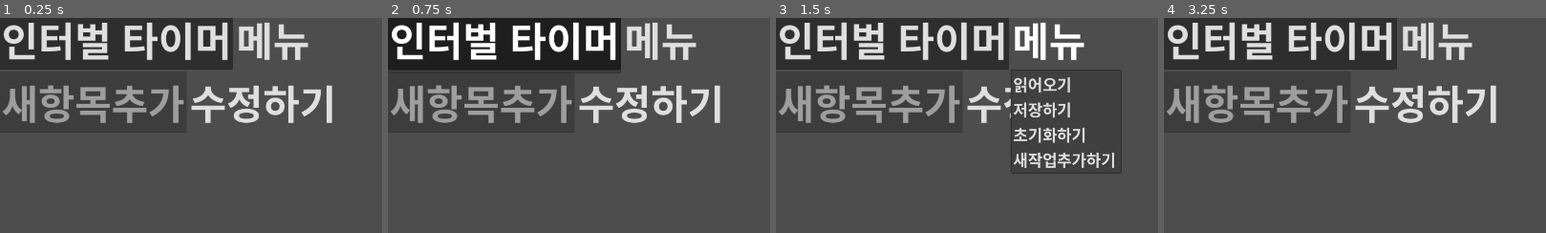
Above: before the commit, frames 1-4 (left to right).
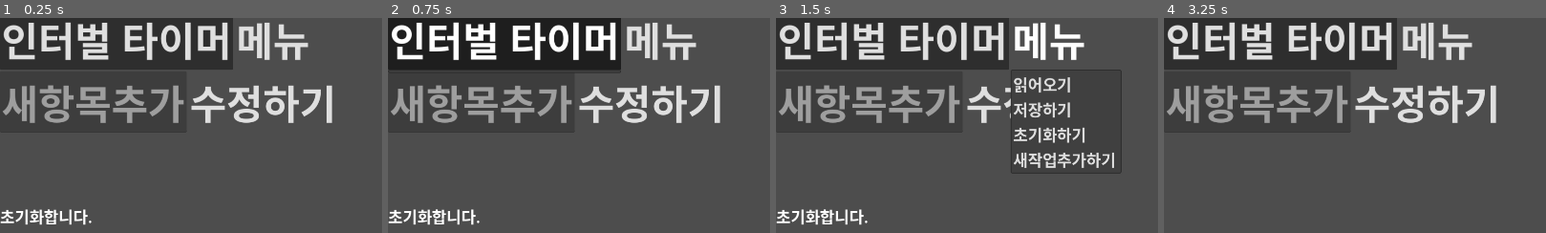
Above: after the commit, the same moments.

Repository: kasworld/maranic
Game: Godot game, scene res://main.tscn
Same seed, same stepped clock (60 frames per second), same inputs: the game is played once before the commit and once after it.
Inputs:
- Up to frame 1 (0.25 s): no input
- Up to frame 2 (0.75 s): click "인터벌 타이머" at 0.5 s
- Up to frame 3 (1.5 s): click "메뉴" at 1.25 s
- Up to frame 4 (3.25 s): click "<" at 2 s; click ">" at 2.75 s
The pictures show only the part of the screen within x 0-50%, y 2-52%; the shares and areas given below are measured in that part.

The runs differ from the first frame. In frame 1, 0.8% of the frame differs, in the area x 0-24%, y 88-97%; in frame 2, 0.8%; in frame 3, 0.8%; in frame 4, nothing differs.
Error in both runs: Invalid access of index '0' on a base object of type: 'PackedStringArray'. (res://main.gd:5)

Commit message:
rename var

Diff:
--- a/main.gd
+++ b/main.gd
@@ -12,31 +12,28 @@
 @onready var CmdMenuButton = $VBoxContainer/TitleContainer/CmdMenuButton
 
 var workData :WorkData
-var Works = []
+var work_nodes = []
 var subWorkIndex = 1
 
 func updateTimeLabels():
-	for o in Works:
+	for o in work_nodes:
 		o.updateTimeLabels()
 
 func resetTime():
-	for o in Works:
+	for o in work_nodes:
 		o.resetTime()
 
 func buttonsDisable(disable :bool):
 	WorkDataMenuButton.disabled =disable
-	for o in Works:
+	for o in work_nodes:
 		o.buttonsDisable(disable)
-
 
 # Called when the node enters the scene tree for the first time.
 func _ready() -> void:
 	WorkDataMenuButton.get_popup().theme = preload("res://menulist_theme.tres")
 	CmdMenuButton.get_popup().theme = preload("res://menulist_theme.tres")
-
 	reset_workd_data()
 	work_data2work_data_menu()
-
 
 func work_data2work_data_menu():
 	WorkDataMenuButton.get_popup().clear()
@@ -44,18 +41,18 @@
 		WorkDataMenuButton.get_popup().add_item(workData.get_at(i).to_str(),i)
 
 func _on_timer_timeout() -> void:
-	if Works[0].decRemainSec() != true: # fail to dec
+	if work_nodes[0].decRemainSec() != true: # fail to dec
 		$VBoxContainer/TitleContainer/StartButton.button_pressed = false
-	elif len(Works) > subWorkIndex:
-		if Works[subWorkIndex].decRemainSec() != true: # move to next sub work
-			Works[subWorkIndex].resetTime()
-			var oldWorkStr = Works[subWorkIndex].getLabelText()
+	elif len(work_nodes) > subWorkIndex:
+		if work_nodes[subWorkIndex].decRemainSec() != true: # move to next sub work
+			work_nodes[subWorkIndex].resetTime()
+			var oldWorkStr = work_nodes[subWorkIndex].getLabelText()
 			subWorkIndex += 1
-			if len(Works) <= subWorkIndex:
+			if len(work_nodes) <= subWorkIndex:
 				subWorkIndex = 1
-			var newWorkStr = Works[subWorkIndex].getLabelText()
+			var newWorkStr = work_nodes[subWorkIndex].getLabelText()
 			Text2Speech("%s를 끝내고 %s를 시작합니다." %[oldWorkStr,newWorkStr])
-			Works[subWorkIndex].grab_focus()
+			work_nodes[subWorkIndex].grab_focus()
 	updateTimeLabels()
 
 func _on_work_data_menu_button_toggled(button_pressed: bool) -> void:
@@ -66,35 +63,36 @@
 		return
 
 	var selData = workData.get_at(sel)
-	var title=selData.title
-	WorkDataMenuButton.text = title
-	Text2Speech("%s로 설정합니다." % title)
+	WorkDataMenuButton.text = selData.title
+	Text2Speech("%s로 설정합니다." % selData.title)
 	makeWorks(selData)
 	resetTime()
 	updateTimeLabels()
 
 func makeWorks(work :WorkData.Work):
 	# clear
-	for i in range(len(Works)):
+	for i in work_nodes.size():
 		if i == 0:
 			continue
-		$VBoxContainer/ScrollContainer/WorksContainer.remove_child(Works[i])
-		Works[i].queue_free()
-	Works = [
+		$VBoxContainer/ScrollContainer/WorksContainer.remove_child(work_nodes[i])
+		work_nodes[i].queue_free()
+	work_nodes = [
 		$VBoxContainer/MainWorkContainer
 	]
-	for wd in work.sub_work_list:
+	for wd in work.sub_work_list.size()-1:
 		var wk = workScene.instantiate()
 		wk.focus_mode = Control.FOCUS_ALL
-		wk.setLabelTotalSec( wd.name, wd.second)
-		Works.append(wk)
+		work_nodes.append(wk)
 		$VBoxContainer/ScrollContainer/WorksContainer.add_child(wk)
+	for i in work_nodes.size():
+		var wd = work.sub_work_list[i]
+		work_nodes[i].setLabelTotalSec( wd.name, wd.second)
 
 func _on_start_button_toggled(button_pressed: bool) -> void:
-	if len(Works) == 0 :
+	if work_nodes.size() == 0 :
 		return
 	if button_pressed :
-		if Works[0].remainSec<=0:
+		if work_nodes[0].remainSec<=0:
 			resetTime()
 		$VBoxContainer/TitleContainer/StartButton.text = "멈추기"
 		Text2Speech("%s를 시작합니다." % [ WorkDataMenuButton.text ])
@@ -125,7 +123,7 @@
 
 func reset_workd_data():
 	workData = WorkData.new().from_data(work_rawdata)
-	print_debug(workData.to_data())
+#	print_debug(workData.to_data())
 	work_data2work_data_menu()
 	show_message("초기화합니다.")
 
